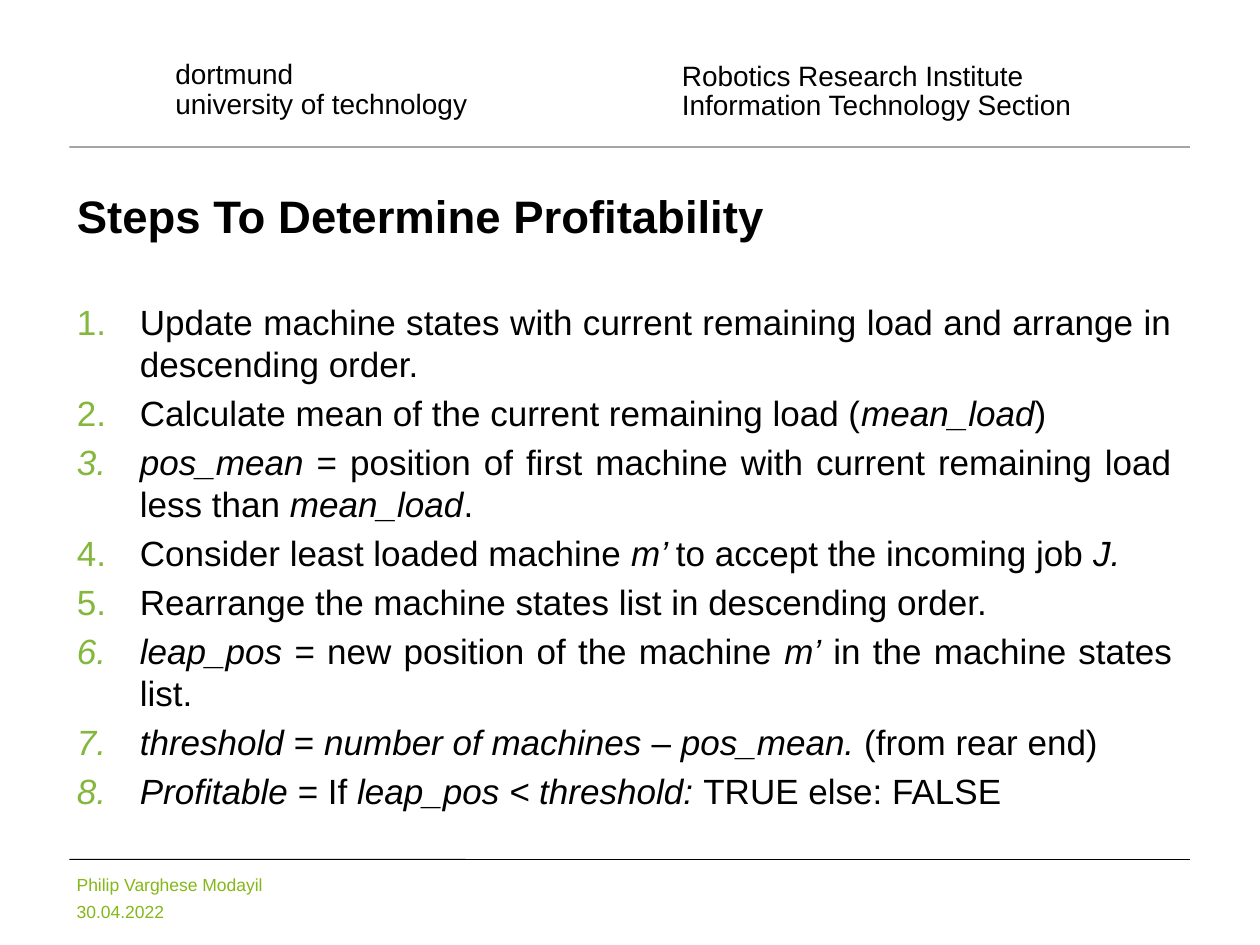
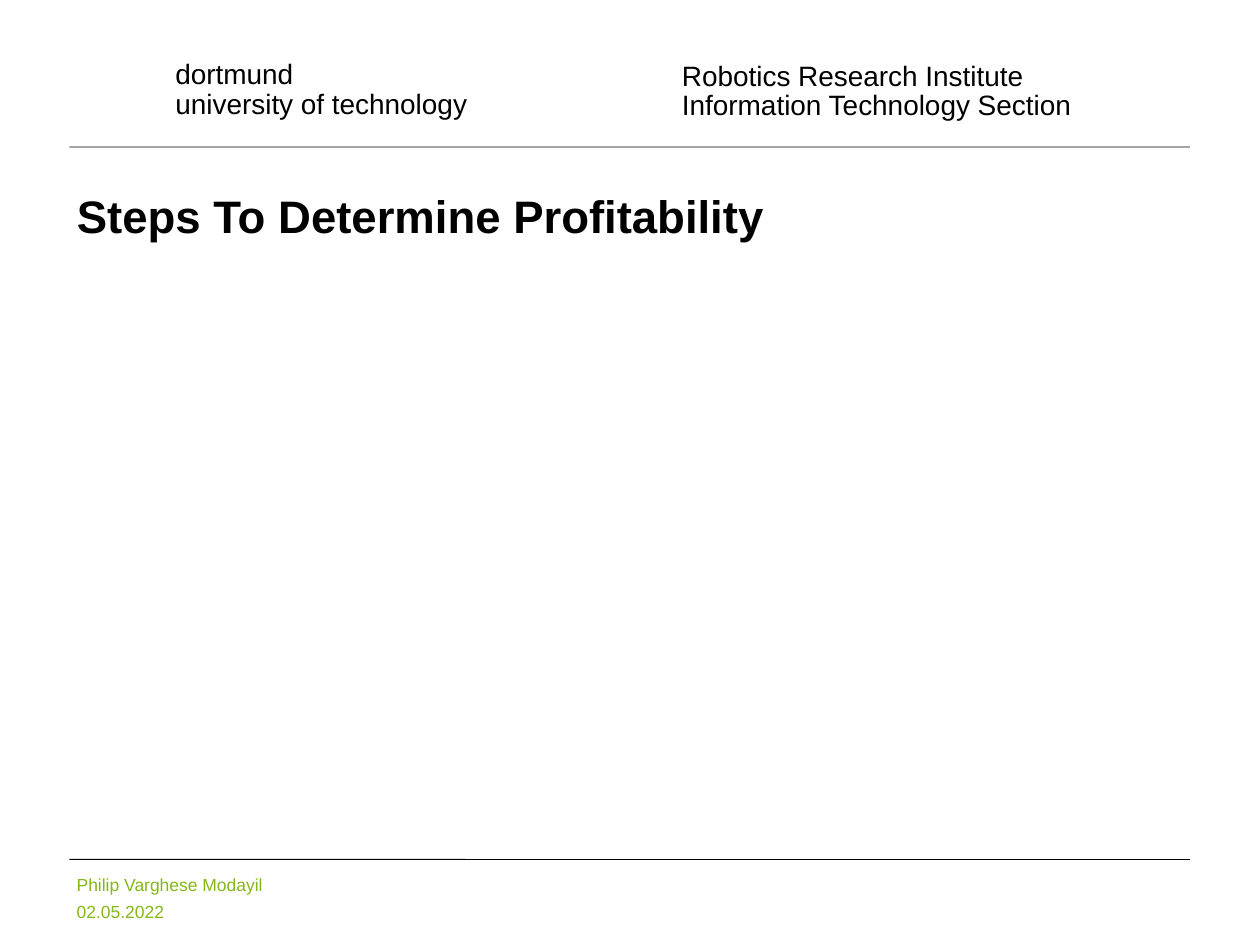
Before and after one commit to pvmodayil/Online-Immediate-Commitment-Job-Scheduling-A-Machine-Learning-Approach, a slide deck: slide 12 of Online Immediate Commitment Job Scheduling A Machine Learning Approach.pptx (slide 11 before the commit). Drawn at 1260x945 pixels with LibreOffice and Linux fonts; fonts in the diff are those of the drawing; grey boxes stand for pictures; background and template pictures are left out. Boxes give left, top, right and bottom in pixels: in the first picture for what was removed or moved away, otherwise in the second. Text is boxed around its words. In the diff, an @@ line names an element or a change of style, - is before the commit and + after.

```diff
--- a/Online Immediate Commitment Job Scheduling A Machine Learning Approach.pptx
+++ b/Online Immediate Commitment Job Scheduling A Machine Learning Approach.pptx
@@ text removed at (x1=140, y1=309, x2=1171, y2=811) @@
-1. Update machine states with current remaining load and arrange in descending order.
-2. Calculate mean of the current remaining load (mean_load)
-3. pos_mean = position of first machine with current remaining load less than mean_load.
-4. Consider least loaded machine m’ to accept the incoming job J.
-5. Rearrange the machine states list in descending order.
-6. leap_pos = new position of the machine m’ in the machine states list.
-7. threshold = number of machines – pos_mean. (from rear end)
-8. Profitable = If leap_pos < threshold: TRUE else: FALSE
@@ text at (x1=77, y1=905, x2=164, y2=918): text changed @@
-30.04.2022
+02.05.2022
```
Also in this commit, not shown: 23 other slides changed, 10 slides added, 8 slides removed.
